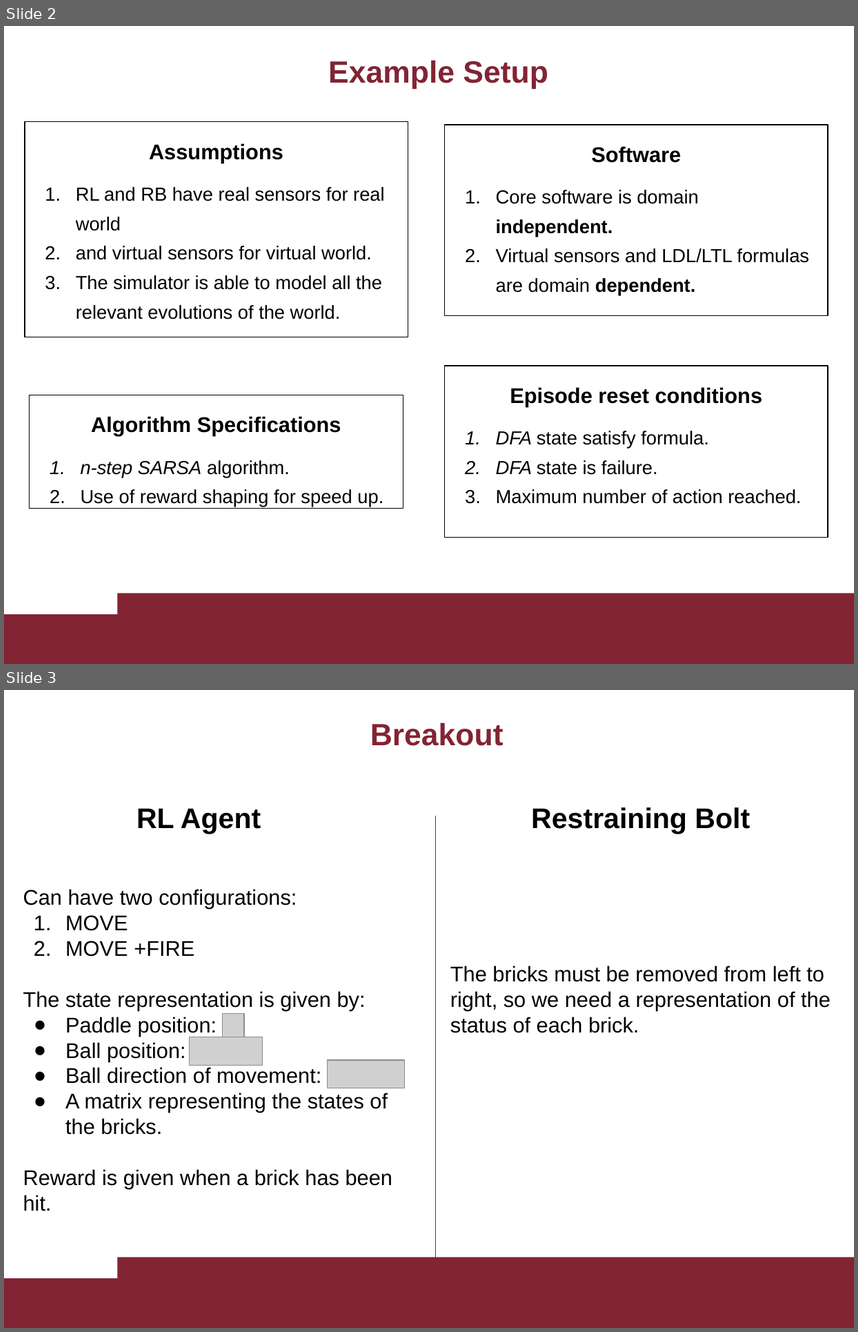
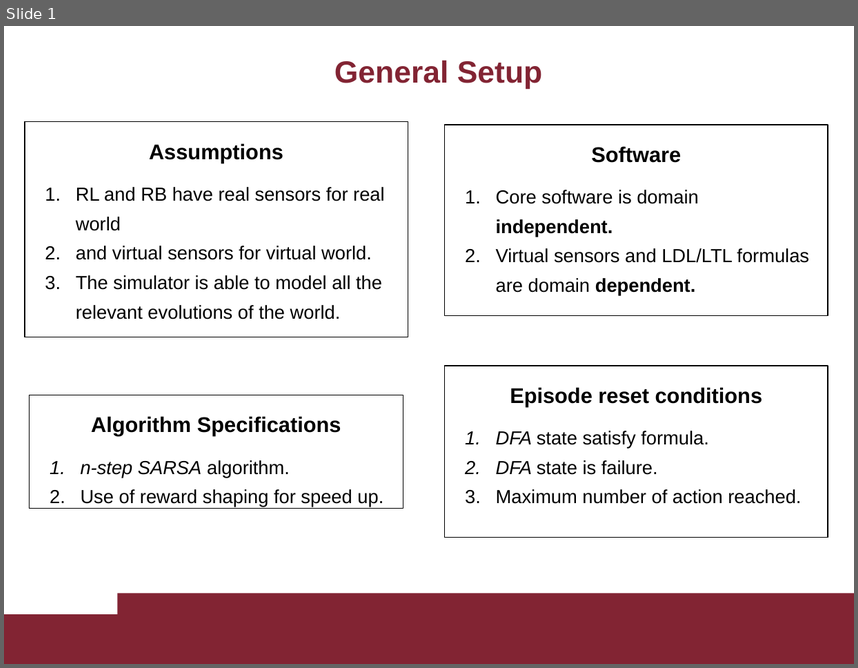
Before and after one commit to Nicodman/Reasoning_Agents_2020, a slide deck: Resogning_Agents.pptx. Shown one above the other, each under a label of ours: slides 2 and 3 before the commit, slide 1 after it. The pictures are 858x1332 and 858x668 pixels, drawn with LibreOffice and Linux fonts; fonts in the diff are those of the drawing; grey boxes stand for pictures. Boxes give left, top, right and bottom in pixels: in the first picture for what was removed or moved away, otherwise in the second. Text is boxed around its words. In the diff, an @@ line names an element or a change of style, - is before the commit and + after.

```diff
--- a/Resogning_Agents.pptx
+++ b/Resogning_Agents.pptx
@@ slide 3 removed at box(4, 690, 854, 1328), background #FFFFFF; not listed: 2 template elements that a slide beside it also shows @@
@@ title removed at box(370, 722, 504, 746) @@
-Breakout
@@ text removed at box(136, 808, 261, 834) @@
-RL Agent
@@ text removed at box(531, 807, 750, 834) @@
-Restraining Bolt
@@ line removed from (436, 816) to (436, 1259) @@
@@ text removed at box(23, 889, 392, 1211) @@
-Can have two configurations:
-1. MOVE
-2. MOVE +FIRE
-The state representation is given by:
-● Paddle position:
-● Ball position:
-● Ball direction of movement:
-● A matrix representing the states of the bricks.
-Reward is given when a brick has been hit.
@@ text removed at box(450, 965, 831, 1033) @@
-The bricks must be removed from left to right, so we need a representation of the status of each brick.
@@ picture removed at box(223, 1013, 243, 1037) @@
@@ picture removed at box(190, 1037, 263, 1065) @@
@@ picture removed at box(327, 1060, 404, 1088) @@
@@ text removed at box(117, 1261, 386, 1304) @@
-Titolo Presentazione
@@ what was slide 2 is now slide 1 @@
@@ slide 1 changed as well @@
@@ title at box(335, 60, 543, 89): text changed @@
-Example Setup
+General Setup
```
Also in this commit, not shown: 3 other slides changed, 6 slides added, 8 other slides removed, 12 other files.
